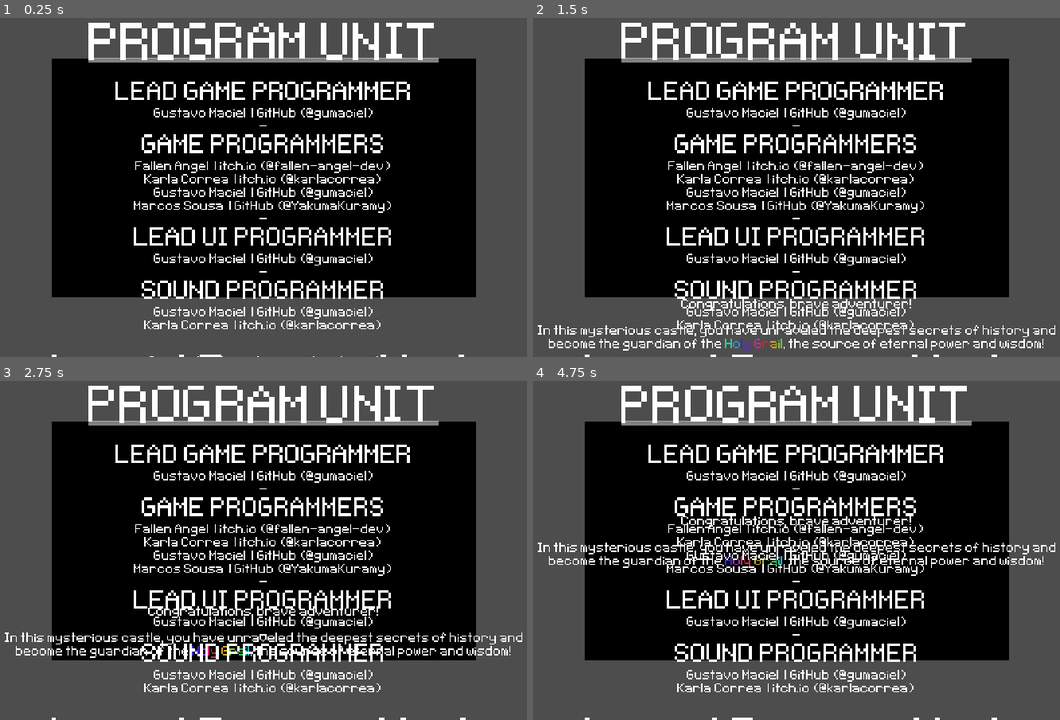
Above: before the commit, frames 1-4 (two rows, left to right).
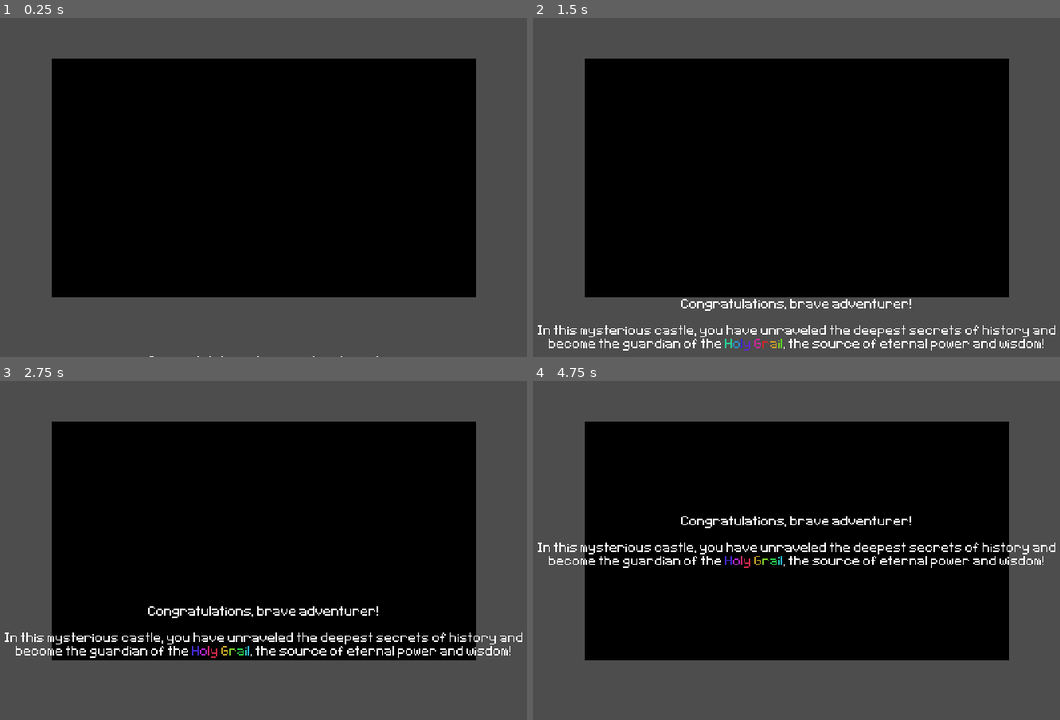
Above: after the commit, the same moments.

Repository: gumaciel/awesome-game-jam-01
Game: Godot game, scene res://scenes/main/main.tscn
Same seed, same stepped clock (60 frames per second), same inputs: the game is played once before the commit and once after it. The engine's default icon, where the game draws it, is replaced by a stand-in: a white triangle on a blue panel in a dark square.
Inputs (mouse positions are in pixels of both pictures, inside the frame that each line leads up to):
- Up to frame 1 (0.25 s): no input
- Up to frame 2 (1.5 s): move the mouse to (938, 160) at 0.52 s; hold D (move_right) 0.53-1.28 s; hold J (alternate) 0.53-1.28 s; click (938, 160) at 0.67 s; move the mouse to (670, 194) at 1.27 s; hold S (move_down) from 1.28 s (still down); tap J (alternate) at 1.35 s
- Up to frame 3 (2.75 s): move the mouse to (326, 462) at 2.02 s; release S (move_down) at 2.03 s; hold D (move_right) from 2.03 s (still down); hold J (alternate) from 2.03 s (still down)
- Up to frame 4 (4.75 s): move the mouse to (764, 611) at 2.77 s; release D (move_right) at 2.78 s; release J (alternate) at 2.78 s; hold W (move_up) 2.78-3.53 s; tap J (alternate) at 2.85, 4.35 s; click (764, 611) at 2.92 s; move the mouse to (986, 594) at 3.52 s; hold J (alternate) 3.53-4.28 s; hold A (move_left) from 3.53 s (still down); move the mouse to (606, 486) at 4.27 s

The runs differ from the first frame. In frame 1, 11% of the frame differs, in the area x 9-89%, y 1-100%; in frame 2, 10%; in frame 3, 10%; in frame 4, 10%.

Commit message:
Update ending.tscn

Diff:
--- a/scenes/ending/ending.tscn
+++ b/scenes/ending/ending.tscn
@@ -6,6 +6,9 @@
 [ext_resource type="AudioStream" uid="uid://dnxx6utf1pt1c" path="res://assets/sounds/musics/Final_-_Creditos.ogg" id="3_26rg2"]
 [ext_resource type="FontFile" uid="uid://c6yps1ak18s04" path="res://assets/fonts/Pixeltype.ttf" id="5_0wkje"]
 [ext_resource type="Texture2D" uid="uid://cvxso3oph40vl" path="res://scenes/main/assets/release/Shine_text.png" id="5_uqq1j"]
+
+[sub_resource type="Animation" id="Animation_5im24"]
+length = 0.001
 
 [sub_resource type="Animation" id="Animation_pr8wy"]
 resource_name = "load"
@@ -134,7 +137,7 @@
 "times": PackedFloat32Array(40, 46, 49, 55),
 "transitions": PackedFloat32Array(1, 1, 1, 1),
 "update": 0,
-"values": [Vector2(0, 210), Vector2(0, 0), Vector2(0, 0), Vector2(0, -210)]
+"values": [Vector2(0, 220), Vector2(0, 0), Vector2(0, 0), Vector2(0, -220)]
 }
 tracks/10/type = "value"
 tracks/10/imported = false
@@ -148,9 +151,34 @@
 "update": 0,
 "values": [Vector2(0, 210), Vector2(0, 0), Vector2(0, 0), Vector2(0, -210)]
 }
+tracks/11/type = "value"
+tracks/11/imported = false
+tracks/11/enabled = true
+tracks/11/path = NodePath("Program/ProgramUnit:visible")
+tracks/11/interp = 1
+tracks/11/loop_wrap = true
+tracks/11/keys = {
+"times": PackedFloat32Array(0, 85),
+"transitions": PackedFloat32Array(1, 1),
+"update": 1,
+"values": [true, false]
+}
+tracks/12/type = "value"
+tracks/12/imported = false
+tracks/12/enabled = true
+tracks/12/path = NodePath("Program/ProgramUnit:position")
+tracks/12/interp = 1
+tracks/12/loop_wrap = true
+tracks/12/keys = {
+"times": PackedFloat32Array(70, 76, 79, 85),
+"transitions": PackedFloat32Array(1, 1, 1, 1),
+"update": 0,
+"values": [Vector2(0, 260), Vector2(0, 0), Vector2(0, 0), Vector2(0, -270)]
+}
 
 [sub_resource type="AnimationLibrary" id="AnimationLibrary_6nqxf"]
 _data = {
+"RESET": SubResource("Animation_5im24"),
 "load": SubResource("Animation_pr8wy")
 }
 
@@ -212,6 +240,7 @@
 ratio = 10.0
 
 [node name="Congratulations" type="RichTextLabel" parent="Congratulations"]
+visible = false
 layout_mode = 2
 theme_override_fonts/normal_font = ExtResource("5_0wkje")
 bbcode_enabled = true
@@ -236,6 +265,7 @@
 grow_vertical = 2
 
 [node name="Texto" type="TextureRect" parent="Texto"]
+visible = false
 layout_mode = 2
 texture = ExtResource("2_hu1h8")
 
@@ -265,6 +295,7 @@
 grow_vertical = 2
 
 [node name="GameMakers" type="VBoxContainer" parent="GameMakers2"]
+visible = false
 layout_mode = 2
 
 [node name="Title" type="RichTextLabel" parent="GameMakers2/GameMakers"]
@@ -318,6 +349,7 @@
 grow_vertical = 2
 
 [node name="LevelDesignUnit" type="VBoxContainer" parent="AspectRatioContainer"]
+visible = false
 layout_mode = 2
 
 [node name="Title" type="RichTextLabel" parent="AspectRatioContainer/LevelDesignUnit"]
@@ -362,6 +394,7 @@
 grow_vertical = 2
 
 [node name="GameDesignUnit" type="VBoxContainer" parent="AspectRatioContainer2"]
+visible = false
 layout_mode = 2
 
 [node name="Title" type="RichTextLabel" parent="AspectRatioContainer2/GameDesignUnit"]
@@ -397,14 +430,15 @@
 anchor_top = 0.5
 anchor_right = 0.5
 anchor_bottom = 0.5
-offset_left = -168.0
-offset_top = -62.0
-offset_right = 168.0
-offset_bottom = 62.0
+offset_left = -132.0
+offset_top = -117.0
+offset_right = 132.0
+offset_bottom = 117.0
 grow_horizontal = 2
 grow_vertical = 2
 
 [node name="ProgramUnit" type="VBoxContainer" parent="Program"]
+visible = false
 layout_mode = 2
 
 [node name="Title" type="RichTextLabel" parent="Program/ProgramUnit"]
Not shown: 1 places in scenes/ending/ending.tscn that only renumber resources
